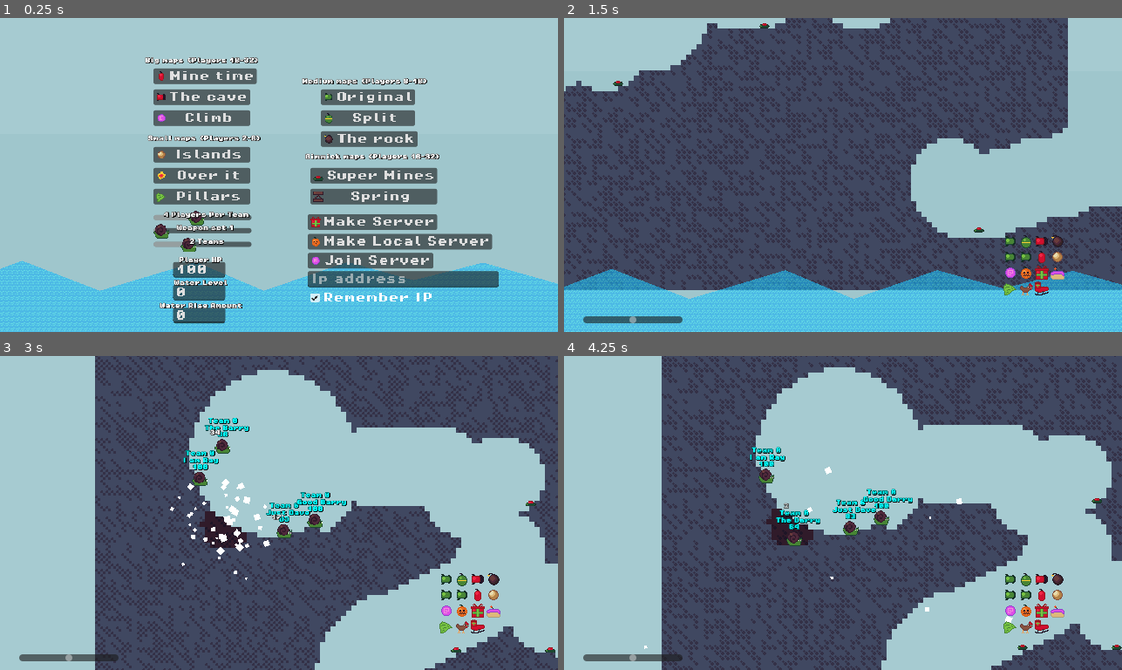
Above: before the commit, frames 1-4 (two rows, left to right).
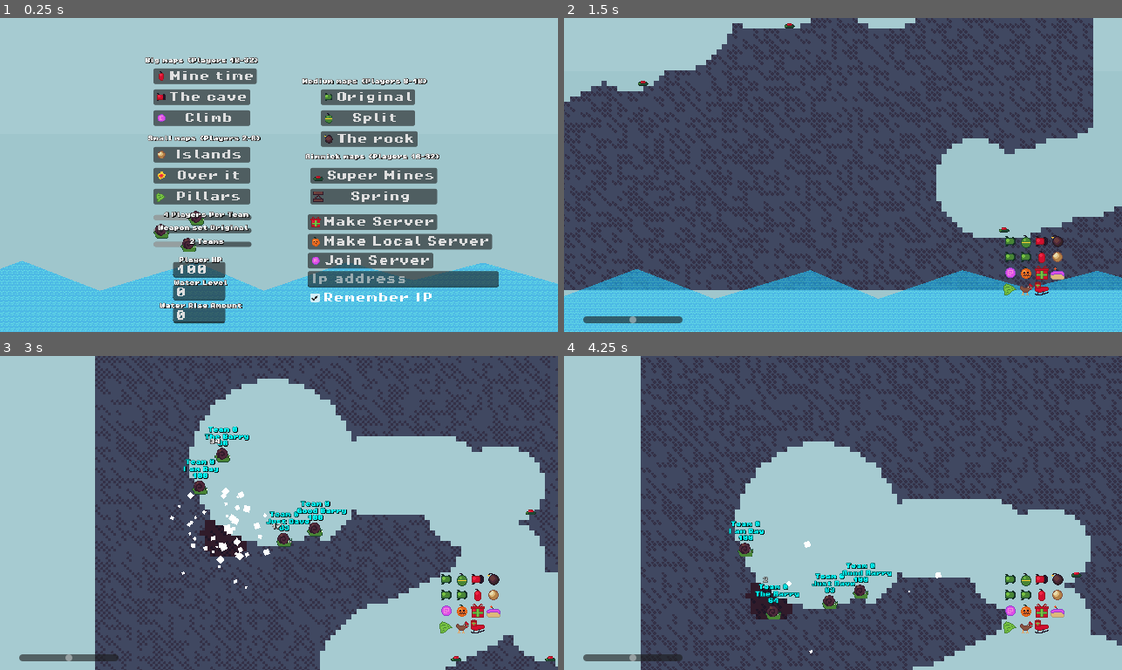
Above: after the commit, the same moments.

Repository: codingbanana21/Snail-Wars
Game: Godot game, scene res://scenes/main_menu.tscn
Two runs of this game, one before a commit and one after it. Both use one fixed random seed, a clock stepped at 60 frames per second and the inputs below.
Inputs (mouse positions are in pixels of both pictures, inside the frame that each line leads up to):
- Up to frame 1 (0.25 s): no input
- Up to frame 2 (1.5 s): click (965, 278) at 0.52 s; type "12" at 0.6 s; click "Mine time" at 1.25 s
- Up to frame 3 (3 s): tap Enter (skip) at 2 s; move the mouse to (401, 497) at 2.02 s; press the mouse at (401, 497) at 2.03 s; hold D (right) from 2.03 s (still down); tap W (jump) at 2.27 s; move the mouse to (167, 528) at 2.77 s; release the mouse at (167, 528) at 2.78 s; click (167, 528) at 2.85 s
- Up to frame 4 (4.25 s): tap W (jump) at 3.02 s; move the mouse to (898, 443) at 3.52 s; release D (right) at 3.53 s; press the mouse at (898, 443) at 3.53 s; hold A (left) from 3.53 s (still down); tap Mouse wheel down (last_weapon) at 3.6 s

The runs differ from the first frame. In frame 1, 0.2% of the frame differs, in the area x 28-45%, y 65-69%; in frame 2, 36%; in frame 3, 26%; in frame 4, 51%, in the area x 13-100%, y 0-100%.

Commit message:
Small fixs

Diff:
--- a/scenes/main_menu.tscn
+++ b/scenes/main_menu.tscn
@@ -221,20 +221,19 @@
 offset_bottom = -79.0
 theme_override_icons/grabber = ExtResource("6_j7ex8")
 theme_override_icons/grabber_highlight = ExtResource("7_a8gd2")
-min_value = 1.0
-max_value = 4.0
-value = 1.0
+max_value = 3.0
 rounded = true
 
 [node name="WeaponsLabel" type="Label" parent="Menu/Settings" unique_id=1362672685]
 unique_name_in_owner = true
-offset_left = -157.0
+offset_left = -189.0
 offset_top = -99.0
-offset_right = 19.0
+offset_right = 101.0
 offset_bottom = -83.0
 scale = Vector2(0.5, 0.5)
-text = "Weapon set 1"
-label_settings = ExtResource("3_1ajci")
+text = "Weapon set"
+label_settings = ExtResource("3_1ajci")
+horizontal_alignment = 1
 
 [node name="TeamsHSlider" type="HSlider" parent="Menu/Settings" unique_id=1112265823]
 unique_name_in_owner = true
--- a/scripts/Globals.gd
+++ b/scripts/Globals.gd
@@ -4,6 +4,13 @@
 const WEAPONS_NAMES: Array[String] = ["Rocket Launcher","Grenade","Drill Rocket","Bomb","Air Strike","Drill Strike","TNT","Gun","Teleporta","Pumkin Grenade","Present Strike","Cake TNT","Healing Leaf","Chicken","Father Chrismas"]
 const SAVE_PATH = "user://Save.tres"
 const GAME_VERSION: float = 0.4
+var WEAPON_SET: Array[Array] = [
+	[[-1,-1,2,3,1,1,1,3,2,1,1,0,1,1,0]],
+	[[-1,-1,-1,-1,-1,-1,-1,-1,-1,-1,-1,-1,-1,-1,-1]],
+	[[-1,-1,3,4,0,0,2,4,3,2,0,1,0,3,0]],
+	[[-1,-1,0,0,0,0,0,0,0,-1,-1,-1,-1,0,-1]]
+	]
+const WEAPON_SET_NAMES: Array = ["Original","All","No Air","Seasons"]
 
 #save data
 var save_data: SaveDataResource = SaveDataResource.new()
--- a/scripts/Mouse.gd
+++ b/scripts/Mouse.gd
@@ -8,7 +8,6 @@
 @onready var camera_2d: Camera2D = $Camera2D
 
 var moving: bool = false
-var can_move: bool = false
 var shake_amount: float = 0.0
 var weapon_amount: int
 var weapon: int
@@ -66,7 +65,7 @@
 
 
 func _input(event: InputEvent) -> void:
-	if !Input.is_action_pressed("attack") and event is InputEventMouseMotion and can_move and visible:
+	if !Input.is_action_pressed("attack") and event is InputEventMouseMotion:
 		moving = true
 		global_position += event.relative
 	else:
--- a/scripts/menu.gd
+++ b/scripts/menu.gd
@@ -35,7 +35,7 @@
 		per_team_label.text = str(int(per_team_h_slider.value)) + " Players Per Team"
 		Globals.players_in_team = int(per_team_h_slider.value)
 
-		weapons_label.text = "Weapon set " + str(int(weapons_h_slider.value))
+		weapons_label.text = "Weapon set " + Globals.WEAPON_SET_NAMES[weapons_h_slider.value]
 		teams_weapons = int(weapons_h_slider.value)
 
 		teams_label.text = str(int(teams_h_slider.value)) + " Teams"
@@ -67,14 +67,7 @@
 		Globals.water_rise = inputs["water_rise"]
 
 	#team weapon sets
-	if teams_weapons == 1:
-		Globals.teams_weapons = [[-1,-1,2,3,1,1,1,3,2,1,1,0,1,1,0]]
-	elif teams_weapons == 2:
-		Globals.teams_weapons = [[-1,-1,-1,-1,-1,-1,-1,-1,-1,-1,-1,-1,-1,-1,-1]]
-	elif teams_weapons == 3:
-		Globals.teams_weapons = [[-1,-1,3,4,0,0,2,4,3,2,0,1,0,3,0]]
-	elif teams_weapons == 4:
-		Globals.teams_weapons = [[-1,-1,0,0,0,0,0,0,0,-1,-1,-1,-1,0,-1]]
+	Globals.teams_weapons.append_array(Globals.WEAPON_SET.duplicate(true)[teams_weapons])
 
 	for i in range(Globals.number_of_teams -1):
 		Globals.teams_weapons.append([])
@@ -83,7 +76,6 @@
 
 	menu.hide()
 	Mouse.ui.show()
-	Mouse.can_move = true
 	var map_file = preload("res://maps/map.tscn").instantiate()
 
 	if inputs["multiplayer"]:
--- a/scripts/projectile.gd
+++ b/scripts/projectile.gd
@@ -42,6 +42,9 @@
 	if players_projectile:
 		parent = get_parent()
 
+		if end_player_turn:
+			Mouse.global_position = global_position
+
 		if !Globals.high_fps_mode:
 			gpu_particles_2d.show()
 
@@ -78,9 +81,6 @@
 
 	if !hit_timer.is_stopped(): return
 
-	if players_projectile and end_player_turn:
-		Mouse.global_position = global_position
-
 	velocity.y += gravity * delta
 	if effect_by_wind:
 		velocity.x += Globals.wind * 16 * delta
@@ -98,6 +98,9 @@
 		if is_on_wall():
 			velocity.x = temp_velocity.x * -0.6
 			velocity.y = temp_velocity.y * 0.95
+
+	if players_projectile and end_player_turn:
+		Mouse.global_position += velocity * delta
 
 
 func explode(end_explode: bool = false):
@@ -167,7 +170,7 @@
 
 
 func _on_spawn_timer_timeout() -> void:
-	if len(spawns) > 0:
+	if len(spawns) > 0 and is_multiplayer_authority():
 		parent.multiplayer_spawner.spawn({
 			"id": id,
 			"global_position": global_position,
